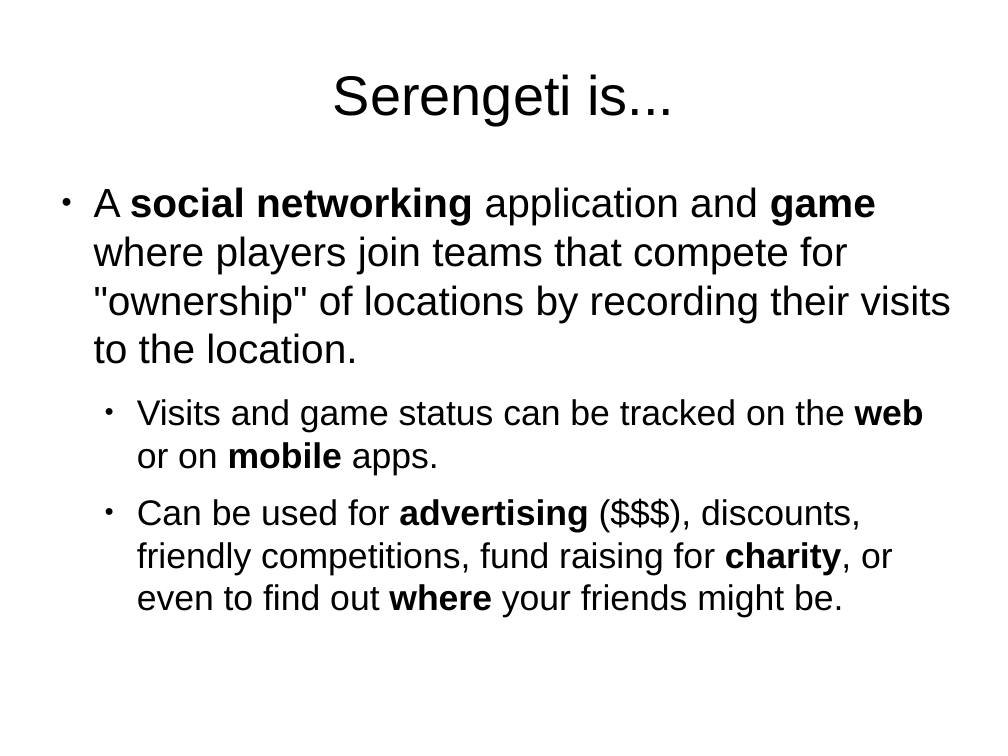
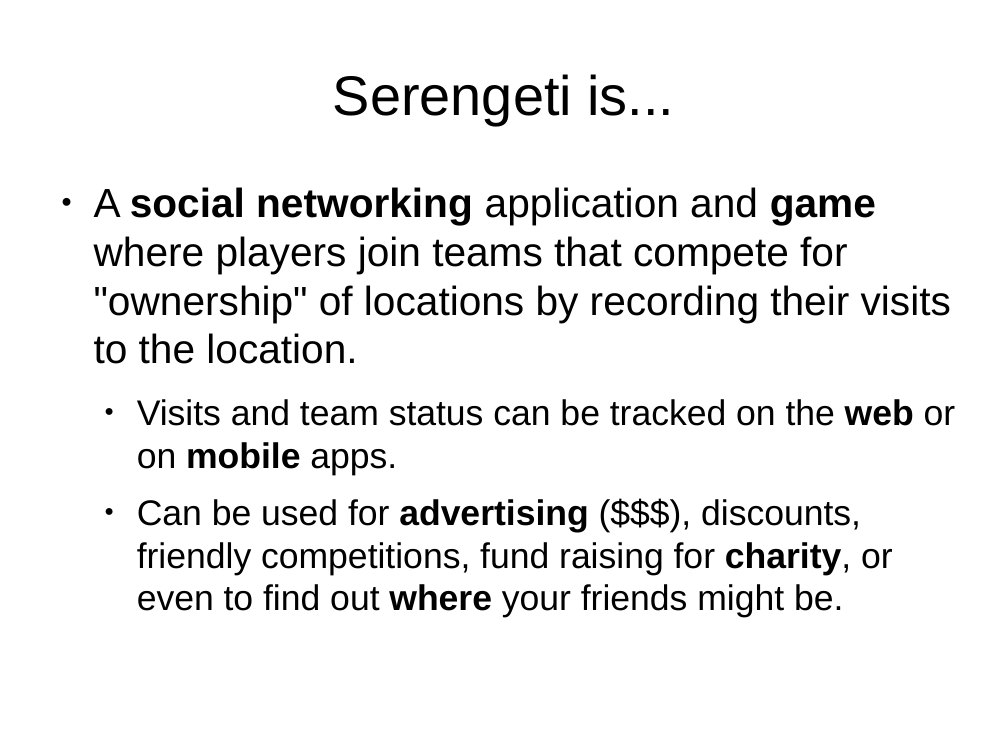
Before and after one commit to lmucs/playserengeti, a slide deck: slide 3 of serengeti/src/site/serengeti.odp. Drawn at 1008x756 pixels with LibreOffice and Linux fonts; fonts in the diff are those of the drawing. Boxes give left, top, right and bottom in pixels: in the first picture for what was removed or moved away, otherwise in the second. Text is boxed around its words. In the diff, an @@ line names an element or a change of style, - is before the commit and + after.

```diff
--- a/serengeti/src/site/serengeti.odp
+++ b/serengeti/src/site/serengeti.odp
@@ text at bbox=[137, 399, 956, 475]: text changed @@
-  ● Visits and game status can be tracked on the web or on mobile apps.
+  ● Visits and team status can be tracked on the web or on mobile apps.
```
Also in this commit, not shown: 4 other slides changed, 4 slides added, 3 slides removed.
